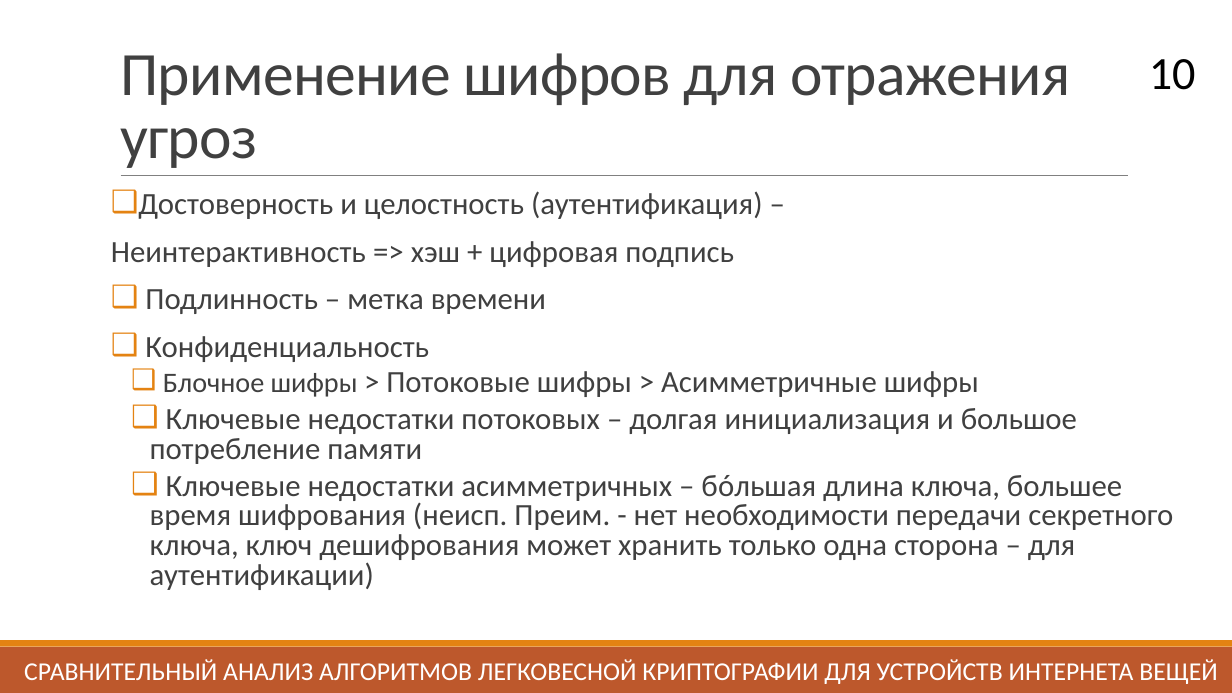
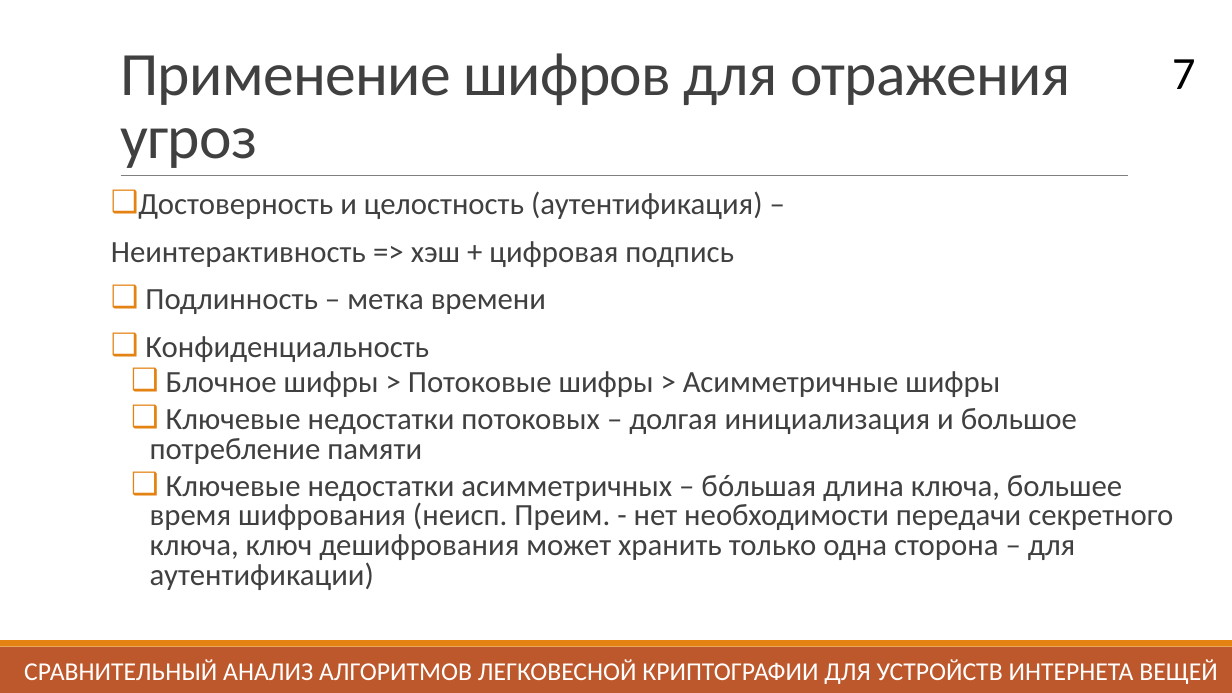
Before and after one commit to daniel-momot/GraduateWork, a slide deck: slide 7 of Выступление/Презентация.pptx (slide 10 before the commit). Drawn at 1232x693 pixels with LibreOffice and Linux fonts; fonts in the diff are those of the drawing. Boxes give left, top, right and bottom in pixels: in the first picture for what was removed or moved away, otherwise in the second. Text is boxed around its words. In the diff, an @@ line names an element or a change of style, - is before the commit and + after.

```diff
--- a/Выступление/Презентация.pptx
+++ b/Выступление/Презентация.pptx
@@ page number at bbox=[1172, 59, 1195, 89]: text changed @@
-10
+7
@@ text at bbox=[166, 371, 1000, 397]: size 22 to 24 pt in "Блочное шифры" @@
```
Also in this commit, not shown: 9 other slides changed, 2 slides added, 1 slide removed.
